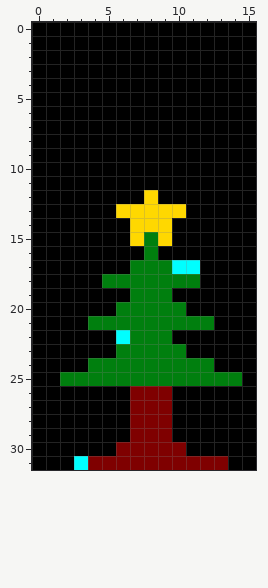
Two versions of one pixel-art sprite, assets/image1/data7/tree.png. The first picture shows the starting point.
The file is 16x32 pixels.
Now the later version:
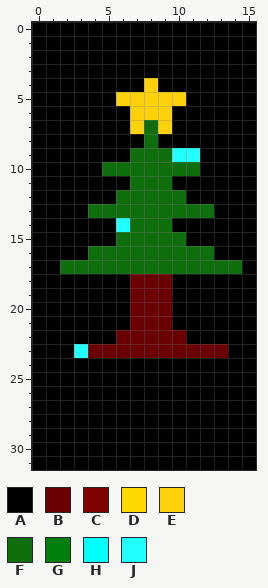
Palette (. is transparent): A #000000  B #6a0001  C #7f0000  D #ffd800  E #fed20a  F #0f6f0d  G #007f0e  H #00ffff  J #21ffff
From old to new:
Changed rows in their new state; - is an unchanged pixel.
first column x 2:
 4 ------E------
 5 ----EEEEE----
 6 -----EEE-----
 7 -----EFE-----
 8 ------F------
 9 -----FFFJJ---
10 ---FFFFFFF---
11 -----FFF-----
12 ----FFFFF----
13 --FFFFFFFFF--
14 ----JFFF-----
15 ----FFFFF----
16 --FFFFFFFFF--
17 FFFFFFFFFFFFF
18 ---AABBBAA---
19 -----BBB-----
20 ----ABBBA----
21 --AAABBBAAA--
22 ----BBBBB----
23 -JBBBBBBBBBB-
24 --AAAAAAAAA--
25 AAAAAAAAAAAAA
26 -----AAA-----
27 -----AAA-----
28 -----AAA-----
29 -----AAA-----
30 ----AAAAA----
31 -AAAAAAAAAAA-
Changed places in both pictures, as pixel boxes (x1, y1, x2, y2):
changed: (60, 78, 242, 470)
